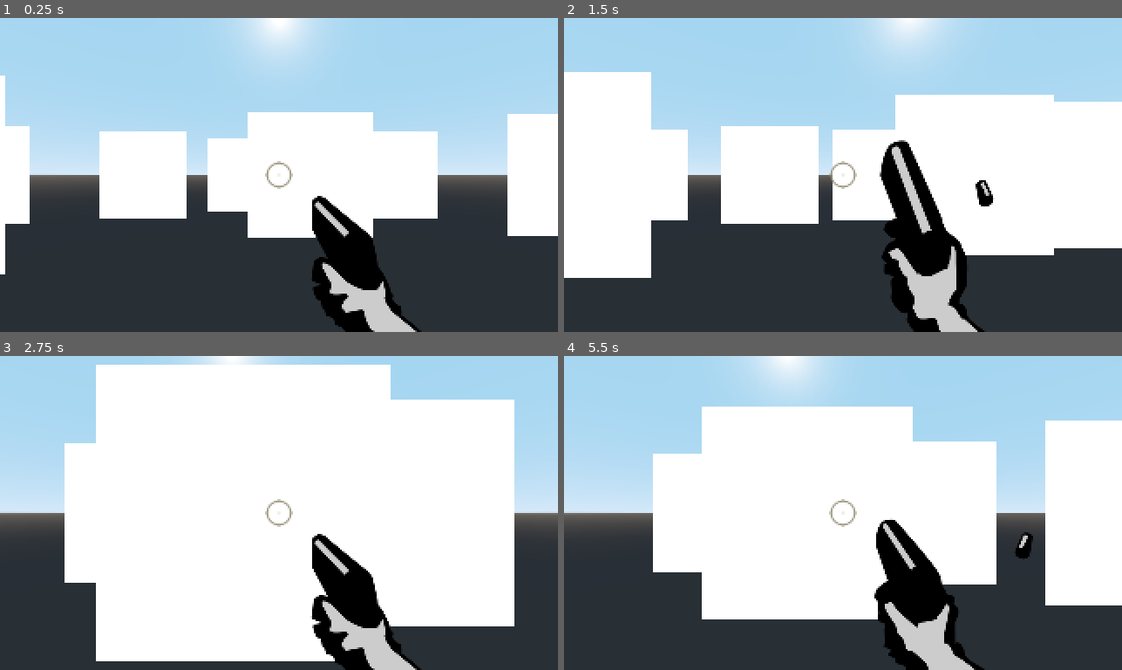
Above: before the commit, frames 1-4 (two rows, left to right).
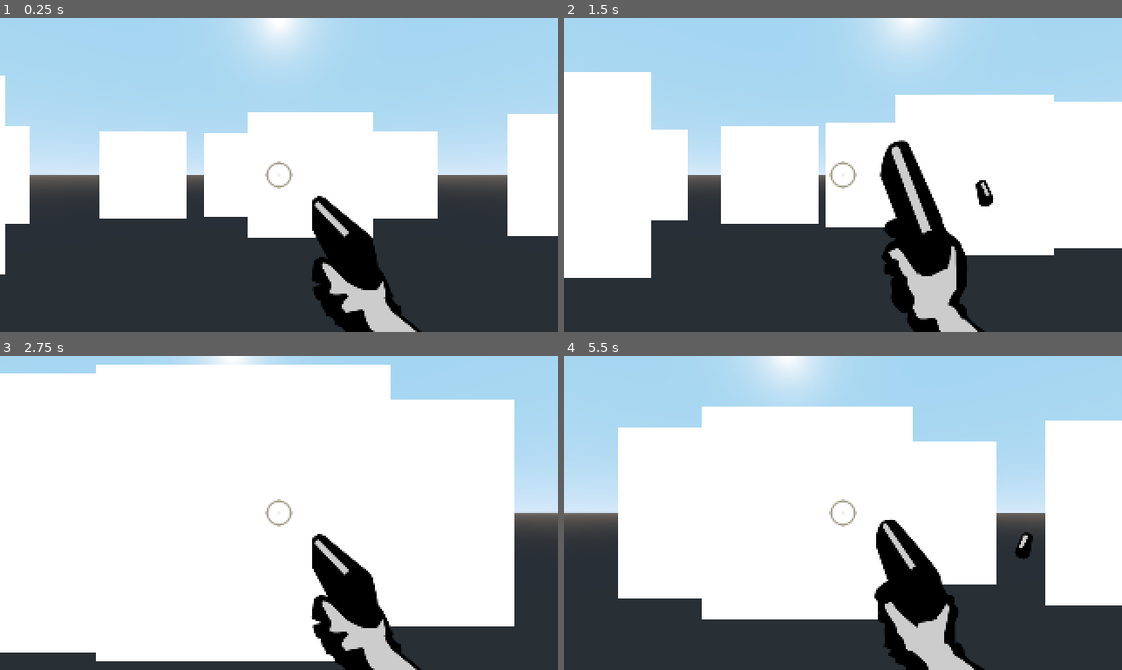
Above: after the commit, the same moments.

Repository: emanu-dev/godot-fps-prototype
Game: Godot game, scene res://World.tscn
Two runs of this game, one before a commit and one after it. Both use one fixed random seed, a clock stepped at 60 frames per second and the inputs below.
Inputs (mouse positions are in pixels of both pictures, inside the frame that each line leads up to):
- Up to frame 1 (0.25 s): no input
- Up to frame 2 (1.5 s): move the mouse to (870, 175) at 0.52 s; press the mouse at (870, 175) at 0.53 s; hold W (move_forwards) from 0.53 s (still down); move the mouse to (815, 175) at 1.27 s; release the mouse at (815, 175) at 1.28 s; click (815, 175) at 1.35 s
- Up to frame 3 (2.75 s): keep holding W (move_forwards); move the mouse to (290, 506) at 2.02 s; press the mouse at (290, 506) at 2.03 s
- Up to frame 4 (5.5 s): keep holding W (move_forwards); move the mouse to (837, 519) at 2.77 s; release the mouse at (837, 519) at 2.78 s; click (837, 519) at 2.85 s; move the mouse to (887, 516) at 3.52 s; press the mouse at (887, 516) at 3.53 s; tap R (restart) at 4.15 s; move the mouse to (798, 509) at 4.27 s; release the mouse at (798, 509) at 4.28 s; click (798, 509) at 4.35 s; move the mouse to (848, 513) at 5.02 s; press the mouse at (848, 513) at 5.03 s

The runs differ from the first frame. In frame 1, 0.4% of the frame differs, in the area x 36-45%, y 36-64%; in frame 2, 0.9%; in frame 3, 13%, in the area x 0-18%, y 5-95%; in frame 4, 4.9%.

Commit message:
Fix imp direction and movement

Diff:
--- a/ImpTest.gd
+++ b/ImpTest.gd
@@ -17,12 +17,13 @@
 
 func _ready():
 	anim_player.play("walk")
+	add_to_group("zombies")
 
 func _process(delta):
 	if camera == null:
 		return
 
-	var p_fwd = -camera.global_transform.basis.z
+	var p_fwd = camera.global_transform.basis.z
 	var fwd = global_transform.basis.z
 	var left = global_transform.basis.x
 
@@ -57,7 +58,9 @@
 	vec_to_player = vec_to_player.normalized()
 	raycast.cast_to = vec_to_player * 1.5
 
-	# move_and_collide(vec_to_player * MOVE_SPEED * delta)
+	self.look_at(player.translation, Vector3(0,1,0))
+
+	move_and_collide(vec_to_player * MOVE_SPEED * delta)
 
 	if raycast.is_colliding():
 		var coll = raycast.get_collider()
@@ -67,7 +70,7 @@
 func kill():
 	dead = true
 	$CollisionShape.disabled = true
-	# anim_player.play("die")
+	anim_player.play("die")
 
 func set_player(p):
 	player = p
--- a/ImpTest.tscn
+++ b/ImpTest.tscn
@@ -1,9 +1,25 @@
-[gd_scene load_steps=6 format=2]
+[gd_scene load_steps=7 format=2]
 
 [ext_resource path="res://ImpTest.gd" type="Script" id=1]
 [ext_resource path="res://Sprites/TestImp.png" type="Texture" id=2]
 
 [sub_resource type="CapsuleShape" id=1]
+
+[sub_resource type="Animation" id=7]
+resource_name = "die"
+step = 0.2
+tracks/0/type = "value"
+tracks/0/path = NodePath(".:anim_col")
+tracks/0/interp = 1
+tracks/0/loop_wrap = true
+tracks/0/imported = false
+tracks/0/enabled = true
+tracks/0/keys = {
+"times": PoolRealArray( 0, 0.2, 0.4, 0.6, 0.8 ),
+"transitions": PoolRealArray( 1, 1, 1, 1, 1 ),
+"update": 1,
+"values": [ 4, 5, 6, 7, 8 ]
+}
 
 [sub_resource type="Animation" id=6]
 resource_name = "walk"
@@ -29,10 +45,9 @@
 params_use_alpha_scissor = true
 params_alpha_scissor_threshold = 0.98
 
-[node name="ImpTest" type="KinematicBody" groups=[
-"Imps",
-]]
+[node name="ImpTest" type="KinematicBody"]
 script = ExtResource( 1 )
+anim_col = 8
 
 [node name="CollisionShape" type="CollisionShape" parent="."]
 transform = Transform( 1, 0, 0, 0, -4.37114e-08, -1, 0, 1, -4.37114e-08, 0, 0, 0 )
@@ -42,7 +57,7 @@
 enabled = true
 
 [node name="AnimationPlayer" type="AnimationPlayer" parent="."]
-autoplay = "walk"
+anims/die = SubResource( 7 )
 anims/walk = SubResource( 6 )
 
 [node name="Sprite3D" type="Sprite3D" parent="."]
@@ -50,4 +65,4 @@
 material_override = SubResource( 5 )
 texture = ExtResource( 2 )
 vframes = 5
-hframes = 4
+hframes = 9
--- a/PlayerControl.gd
+++ b/PlayerControl.gd
@@ -11,7 +11,7 @@
 	Input.set_mouse_mode(Input.MOUSE_MODE_CAPTURED) # Get mouse stuck on center
 	yield(get_tree(), "idle_frame") # Wait one frame
 	get_tree().call_group("zombies", "set_player", self) # set the player on all enemies
-	get_tree().call_group("Imps", "set_camera", camera) # set the camera on all imps
+	get_tree().call_group("zombies", "set_camera", camera) # set the camera on all imps
 
 func _input(event):
 	if event is InputEventMouseMotion:
--- a/Zombie.gd
+++ b/Zombie.gd
@@ -6,6 +6,7 @@
 onready var anim_player = $AnimationPlayer
 
 var player = null
+var camera = null
 var dead = false
 
 func _ready():
@@ -36,3 +37,6 @@
 
 func set_player(p):
 	player = p
+
+func set_camera(c):
+	camera = c
--- a/Zombie.tscn
+++ b/Zombie.tscn
@@ -65,3 +65,4 @@
 texture = ExtResource( 2 )
 vframes = 2
 hframes = 5
+frame = 3
Binary file changed: Sprites/TestImp.png
